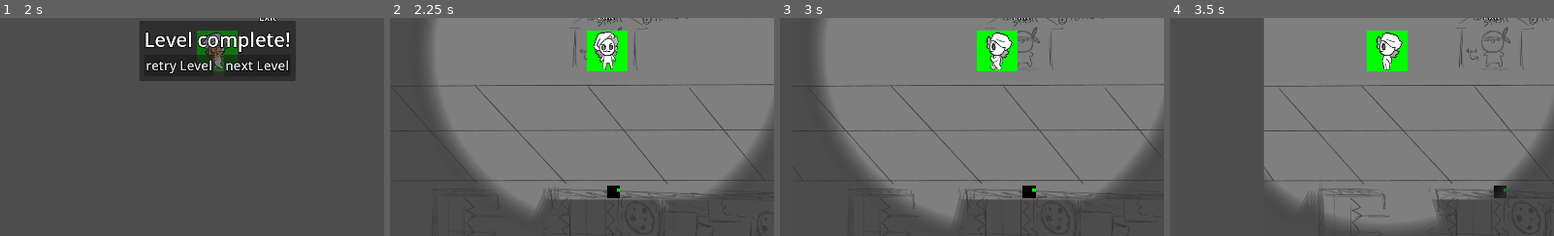
Above: before the commit, frames 1-4 (left to right).
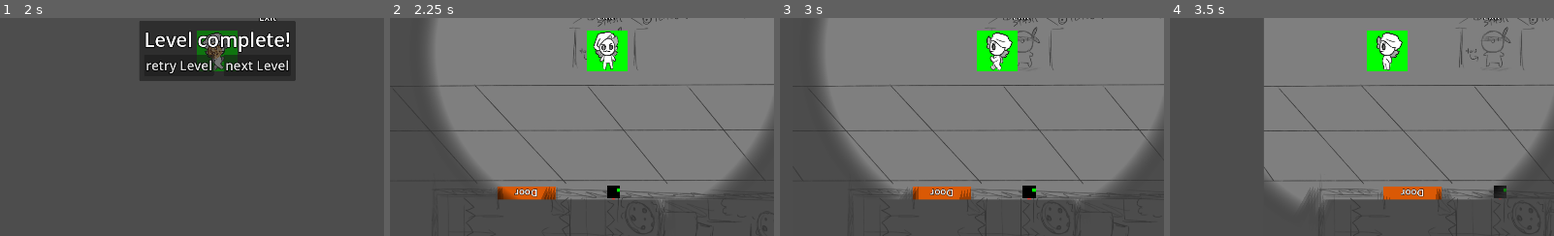
Above: after the commit, the same moments.

Repository: Fan-Dev1/BrackeysGameJam
Game: Godot game, scene res://levels/level_02.tscn
Same seed, same stepped clock (60 frames per second), same inputs: the game is played once before the commit and once after it. This scene is started directly instead of the project's main scene. The engine's default icon, where the game draws it, is replaced by a stand-in: a white triangle on a blue panel in a dark square.
Inputs (mouse positions are % of the whole screen's width and height, from its top left):
- Up to frame 1 (2 s): move the mouse to (73, 45) at 0.52 s; hold D (move_right) from 0.53 s (still down); tap Space (interact, bound only after the commit) at 0.6, 1.55 s; tap W (move_up) at 0.77, 1.52 s; move the mouse to (30, 55) at 1.27 s; click (30, 55) at 1.35 s
- Up to frame 2 (2.25 s): release D (move_right) at 2 s; click "retry Level" at 2 s
- Up to frame 3 (3 s): move the mouse to (61, 28) at 2.77 s; hold A (move_left) from 2.78 s (still down); tap Space (interact, bound only after the commit) at 2.85 s
- Up to frame 4 (3.5 s): keep holding A (move_left)
The pictures show only the part of the screen within x 22-72%, y 42-92%; the shares and areas given below are measured in that part.

Frame 1 is identical in both runs. In frame 2, 1.2% of the frame differs, in the area x 27-71%, y 77-89%; in frame 3, 1.9%; in frame 4, 4.3%, in the area x 36-73%, y 77-97%.

Commit message:
first working sliding door

Diff:
--- a/core/cookie_stash/cookie_stash.gd
+++ b/core/cookie_stash/cookie_stash.gd
@@ -31,7 +31,7 @@
 
 
 func finish_looting() -> void:
-	var player: Player = get_tree().get_first_node_in_group("player")
+	var player := Global.get_player()
 	cookie_looted.emit(self)
 	player.take_cookie_from(self)
 	loot_progress_bar.visible = false
--- a/core/detection_beam/detection_beam.gd
+++ b/core/detection_beam/detection_beam.gd
@@ -98,7 +98,6 @@
 		return
 	var overlapping_bodies = get_overlapping_bodies()
 	var distance_to_body = original_beam_length
-	print(original_beam_length)
 	if !overlapping_bodies.is_empty():
 		for body in overlapping_bodies:
 			distance_to_body = global_position.distance_to(body.global_position)
--- /dev/null
+++ b/core/door/door.gd
@@ -0,0 +1,79 @@
+class_name Door
+extends Node2D
+
+
+@export var smoothing: float
+@export var open := false
+
+@onready var slide_door: AnimatableBody2D = $SlideDoor
+@onready var border_line_2d: Line2D = %BorderLine2D
+@onready var door_width: float = %Sprite.size.x
+
+@onready var interation_area_2d: Area2D = %InterationArea2D
+@onready var squeeze_area_2d: Area2D = %SqueezeArea2D
+
+@onready var up_peek_light: PointLight2D = %UpPeekPointLight2D
+@onready var down_peek_light: PointLight2D = %DownPeekPointLight2D
+
+
+func _ready() -> void:
+	border_line_2d.visible = false
+	stop_peeking()
+
+
+func _physics_process(delta: float) -> void:
+	if Input.is_action_just_pressed("interact"):
+		var player := Global.get_player()
+		if interation_area_2d.overlaps_body(player):
+			if open:
+				close_door()
+			elif is_peeking():
+				open_door()
+			else:
+				start_peeking(player.global_position)
+
+	# slide door
+	if open:
+		_slide_door(Vector2.RIGHT * door_width, delta)
+	elif is_peeking():
+		_slide_door(Vector2.RIGHT * 20.0, delta)
+	elif not squeeze_area_2d.get_overlapping_bodies(): # close
+		_slide_door(Vector2.ZERO, delta)
+
+
+func _slide_door(to_position: Vector2, delta: float) -> void:
+	var weight := 1 - exp(-smoothing * delta)
+	slide_door.position = slide_door.position.lerp(to_position, weight)
+
+
+func start_peeking(from_position: Vector2) -> void:
+	var peek_direction := global_position.direction_to(from_position)
+	var is_on_up_side := peek_direction.dot(Vector2.DOWN) > 0.0
+	up_peek_light.enabled = not is_on_up_side
+	down_peek_light.enabled = is_on_up_side
+
+func stop_peeking() -> void:
+	up_peek_light.enabled = false
+	down_peek_light.enabled = false
+
+func is_peeking() -> bool:
+	return up_peek_light.enabled or down_peek_light.enabled
+
+
+func open_door() -> void:
+	open = true
+	stop_peeking()
+
+func close_door() -> void:
+	open = false
+
+
+func _on_interation_area_2d_body_entered(body: Node2D) -> void:
+	if body is Player:
+		border_line_2d.visible = true
+
+
+func _on_interation_area_2d_body_exited(body: Node2D) -> void:
+	if body is Player:
+		border_line_2d.visible = false
+		stop_peeking()
--- /dev/null
+++ b/core/door/door.tscn
@@ -0,0 +1,151 @@
+[gd_scene load_steps=9 format=3 uid="uid://d3ex6enbtttl5"]
+
+[ext_resource type="Script" uid="uid://dmy6ut8fhdaxr" path="res://core/door/door.gd" id="1_sc1hs"]
+
+[sub_resource type="CapsuleShape2D" id="CapsuleShape2D_sc1hs"]
+radius = 48.0
+height = 192.0
+
+[sub_resource type="LabelSettings" id="LabelSettings_p5nwt"]
+font_size = 24
+outline_size = 4
+outline_color = Color(0, 0, 0, 1)
+
+[sub_resource type="RectangleShape2D" id="RectangleShape2D_sc1hs"]
+size = Vector2(144, 32)
+
+[sub_resource type="OccluderPolygon2D" id="OccluderPolygon2D_p5nwt"]
+cull_mode = 2
+polygon = PackedVector2Array(-72, -16, 72, -16, 72, 16, -72, 16)
+
+[sub_resource type="RectangleShape2D" id="RectangleShape2D_p5nwt"]
+size = Vector2(8, 32)
+
+[sub_resource type="Gradient" id="Gradient_ew5uy"]
+offsets = PackedFloat32Array(0.999, 1)
+colors = PackedColorArray(1, 1, 1, 1, 0, 0, 0, 0)
+
+[sub_resource type="GradientTexture2D" id="GradientTexture2D_sc1hs"]
+gradient = SubResource("Gradient_ew5uy")
+width = 1080
+height = 1080
+fill = 1
+fill_from = Vector2(0.5, 0.5)
+fill_to = Vector2(0.850427, 0.211538)
+
+[node name="Door" type="Node2D"]
+script = ExtResource("1_sc1hs")
+smoothing = 6.0
+
+[node name="InterationArea2D" type="Area2D" parent="."]
+unique_name_in_owner = true
+collision_mask = 2
+metadata/_edit_lock_ = true
+
+[node name="TopCollisionShape2D" type="CollisionShape2D" parent="InterationArea2D"]
+visible = false
+position = Vector2(0, -24)
+rotation = 1.5708
+shape = SubResource("CapsuleShape2D_sc1hs")
+
+[node name="BottomCollisionShape2D" type="CollisionShape2D" parent="InterationArea2D"]
+visible = false
+position = Vector2(0, 24)
+rotation = 1.5708
+shape = SubResource("CapsuleShape2D_sc1hs")
+
+[node name="SlideDoor" type="AnimatableBody2D" parent="."]
+collision_mask = 3
+metadata/_edit_group_ = true
+
+[node name="BorderLine2D" type="Line2D" parent="SlideDoor"]
+unique_name_in_owner = true
+position = Vector2(-72, -16)
+points = PackedVector2Array(0, 0, 144, 0, 144, 32, 0, 32)
+closed = true
+width = 6.0
+default_color = Color(0.7998, 0.84103, 0.93, 1)
+joint_mode = 2
+round_precision = 12
+
+[node name="Sprite" type="ColorRect" parent="SlideDoor"]
+unique_name_in_owner = true
+offset_left = -72.0
+offset_top = -16.0
+offset_right = 72.0
+offset_bottom = 16.0
+mouse_filter = 2
+color = Color(0.85301, 0.348125, 0.0197922, 1)
+
+[node name="Label" type="Label" parent="SlideDoor/Sprite"]
+unique_name_in_owner = true
+layout_mode = 1
+anchors_preset = 8
+anchor_left = 0.5
+anchor_top = 0.5
+anchor_right = 0.5
+anchor_bottom = 0.5
+offset_left = -19.5
+offset_top = -11.5
+offset_right = 19.5
+offset_bottom = 11.5
+grow_horizontal = 2
+grow_vertical = 2
+text = "Door"
+label_settings = SubResource("LabelSettings_p5nwt")
+horizontal_alignment = 1
+vertical_alignment = 1
+
+[node name="CollisionShape2D" type="CollisionShape2D" parent="SlideDoor"]
+visible = false
+shape = SubResource("RectangleShape2D_sc1hs")
+
+[node name="LightOccluder2D" type="LightOccluder2D" parent="SlideDoor"]
+self_modulate = Color(1, 1, 1, 0)
+occluder = SubResource("OccluderPolygon2D_p5nwt")
+occluder_light_mask = 3
+
+[node name="SqueezeArea2D" type="Area2D" parent="SlideDoor"]
+unique_name_in_owner = true
+collision_layer = 0
+collision_mask = 2
+
+[node name="CollisionShape2D" type="CollisionShape2D" parent="SlideDoor/SqueezeArea2D"]
+visible = false
+position = Vector2(76, 0)
+shape = SubResource("RectangleShape2D_p5nwt")
+debug_color = Color(0.7, 0, 0.243518, 0.42)
+
+[node name="UpPeekPointLight2D" type="PointLight2D" parent="."]
+unique_name_in_owner = true
+position = Vector2(0, -24)
+blend_mode = 2
+range_item_cull_mask = 3
+shadow_enabled = true
+shadow_filter = 1
+shadow_filter_smooth = 4.0
+shadow_item_cull_mask = 3
+texture = SubResource("GradientTexture2D_sc1hs")
+
+[node name="DownPeekPointLight2D" type="PointLight2D" parent="."]
+unique_name_in_owner = true
+position = Vector2(0, 24)
+blend_mode = 2
+range_item_cull_mask = 3
+shadow_enabled = true
+shadow_filter = 1
+shadow_filter_smooth = 4.0
+shadow_item_cull_mask = 3
+texture = SubResource("GradientTexture2D_sc1hs")
+
+[node name="OpenDoorReference" type="ReferenceRect" parent="."]
+offset_left = 72.0
+offset_top = -16.0
+offset_right = 216.0
+offset_bottom = 17.0
+mouse_filter = 2
+border_color = Color(1, 0.412, 0.02, 1)
+
+[connection signal="body_entered" from="InterationArea2D" to="." method="_on_interation_area_2d_body_entered"]
+[connection signal="body_exited" from="InterationArea2D" to="." method="_on_interation_area_2d_body_exited"]
+[connection signal="input_event" from="InterationArea2D" to="." method="_on_interation_area_2d_input_event"]
--- a/core/global.gd
+++ b/core/global.gd
@@ -37,3 +37,7 @@
 	var next_level_path: String = levels[current_level_index]
 	get_tree().change_scene_to_file(next_level_path)
 	get_tree().set_pause(false)
+
+
+func get_player() -> Player:
+	return get_tree().get_first_node_in_group("player")
--- a/core/security_camera/security_camera.gd
+++ b/core/security_camera/security_camera.gd
@@ -155,6 +155,6 @@
 
 	if OS.is_debug_build() and state == CameraState.TRACKING:
 		# draw_line to tracked player
-		var player: Player = get_tree().get_first_node_in_group("player")
+		var player := Global.get_player()
 		var player_position := to_local(player.global_position)
 		draw_line(Vector2.ZERO, player_position, Color.WHEAT, 4.0)
--- a/levels/base_level.tscn
+++ b/levels/base_level.tscn
@@ -83,7 +83,7 @@
 range_item_cull_mask = 3
 shadow_enabled = true
 shadow_filter = 1
-shadow_filter_smooth = 5.0
+shadow_filter_smooth = 4.0
 shadow_item_cull_mask = 3
 texture = SubResource("GradientTexture2D_63c5o")
 
--- a/levels/level_01.tscn
+++ b/levels/level_01.tscn
@@ -6,6 +6,7 @@
 [ext_resource type="PackedScene" uid="uid://cdppfmbhnfc3d" path="res://core/security_camera/security_camera.tscn" id="4_gg43x"]
 [ext_resource type="Script" uid="uid://cw0363ko8eoy5" path="res://core/security_camera/camera_position.gd" id="5_mllcm"]
 [ext_resource type="PackedScene" uid="uid://cqscxj4caxy1i" path="res://core/detection_beam/detection_beam.tscn" id="6_q7ibo"]
+[ext_resource type="PackedScene" uid="uid://d3ex6enbtttl5" path="res://core/door/door.tscn" id="7_cg8v6"]
 
 [sub_resource type="RectangleShape2D" id="RectangleShape2D_mckh2"]
 size = Vector2(25, 522)
@@ -28,13 +29,16 @@
 [sub_resource type="RectangleShape2D" id="RectangleShape2D_cg8v6"]
 size = Vector2(916.563, 26)
 
+[sub_resource type="RectangleShape2D" id="RectangleShape2D_jy02f"]
+size = Vector2(164.5, 32)
+
 [sub_resource type="OccluderPolygon2D" id="OccluderPolygon2D_q7ibo"]
 cull_mode = 2
 polygon = PackedVector2Array(440, 592, 1072, 592, 1072, 816, 1040, 816, 1040, 624, 728, 624, 728, 912, 328, 912, 328, 872, 696, 872, 696, 624, 440, 624)
 
 [sub_resource type="OccluderPolygon2D" id="OccluderPolygon2D_cg8v6"]
 cull_mode = 2
-polygon = PackedVector2Array(168, 600, 168, 1080, 1040, 1088, 1040, 928, 1072, 928, 1072, 1128, 136, 1120, 136, 600)
+polygon = PackedVector2Array(304, 592, 304, 624, 168, 624, 168, 1080, 1040, 1088, 1040, 928, 1072, 928, 1072, 1128, 136, 1120, 136, 592)
 
 [sub_resource type="Animation" id="Animation_cg8v6"]
 length = 0.001
@@ -132,11 +136,15 @@
 position = Vector2(605.719, 1104)
 shape = SubResource("RectangleShape2D_cg8v6")
 
-[node name="LightOccluder2D" type="LightOccluder2D" parent="HouseWalls" index="7"]
+[node name="CollisionShape2D8" type="CollisionShape2D" parent="HouseWalls" index="7"]
+position = Vector2(221.75, 608)
+shape = SubResource("RectangleShape2D_jy02f")
+
+[node name="LightOccluder2D" type="LightOccluder2D" parent="HouseWalls" index="8"]
 modulate = Color(1, 1, 1, 0)
 occluder = SubResource("OccluderPolygon2D_q7ibo")
 
-[node name="LightOccluder2D2" type="LightOccluder2D" parent="HouseWalls" index="8"]
+[node name="LightOccluder2D2" type="LightOccluder2D" parent="HouseWalls" index="9"]
 modulate = Color(1, 1, 1, 0)
 occluder = SubResource("OccluderPolygon2D_cg8v6")
 
@@ -171,7 +179,11 @@
 right_limit = 3.14159
 camera_positions = Array[ExtResource("5_mllcm")]([SubResource("Resource_mllcm"), SubResource("Resource_q7ibo")])
 
-[node name="ExitArea" parent="." index="9"]
+[node name="Door" parent="." index="9" instance=ExtResource("7_cg8v6")]
+position = Vector2(376, 608)
+rotation = 3.14159
+
+[node name="ExitArea" parent="." index="10"]
 position = Vector2(520, 232)
 
 [node name="CollisionShape2D" parent="ExitArea" index="0"]
@@ -183,5 +195,5 @@
 offset_right = 122.0
 offset_bottom = -35.0
 
-[node name="Player" parent="." index="10"]
+[node name="Player" parent="." index="11"]
 position = Vector2(576, 256)
--- a/project.godot
+++ b/project.godot
@@ -23,7 +23,6 @@
 
 window/size/viewport_width=1920
 window/size/viewport_height=1080
-window/size/mode=3
 window/size/borderless=true
 window/stretch/mode="viewport"
 
@@ -72,6 +71,11 @@
 , Object(InputEventMouseButton,"resource_local_to_scene":false,"resource_name":"","device":-1,"window_id":0,"alt_presse …(244 unchanged characters)…
 ]
 }
+interact={
+"deadzone": 0.2,
+"events": [Object(InputEventKey,"resource_local_to_scene":false,"resource_name":"","device":-1,"window_id":0,"alt_pressed":false,"shift_pressed":false,"ctrl_pressed":false,"meta_pressed":false,"pressed":false,"keycode":0,"physical_keycode":32,"key_label":0,"unicode":32,"location":0,"echo":false,"script":null)
+]
+}
 
 [layer_names]
 
Not shown, added: core/door/door.gd.uid
Not shown: 1 places in levels/base_level.tscn that only renumber resources
Not shown: 1 places in levels/level_01.tscn that only renumber resources
